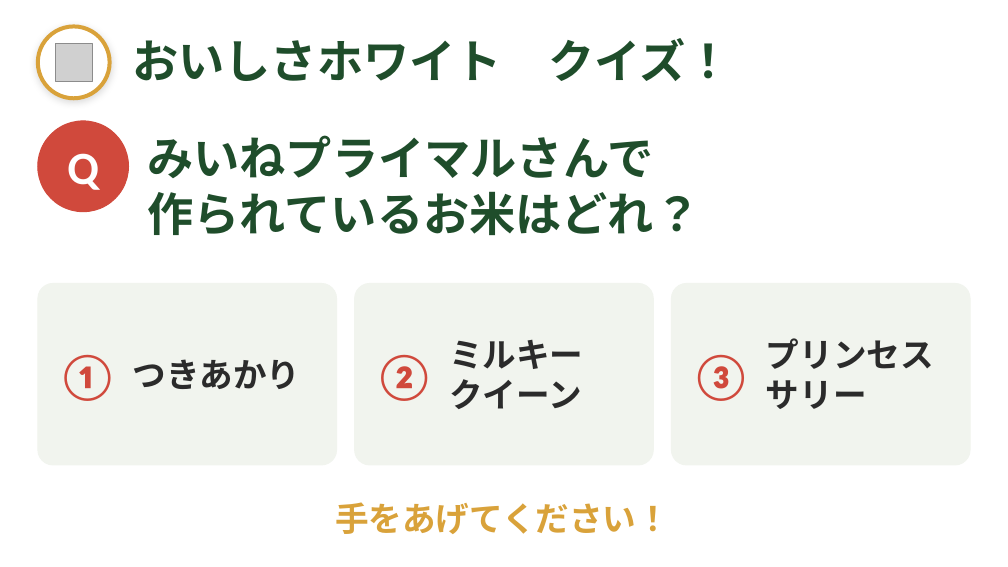
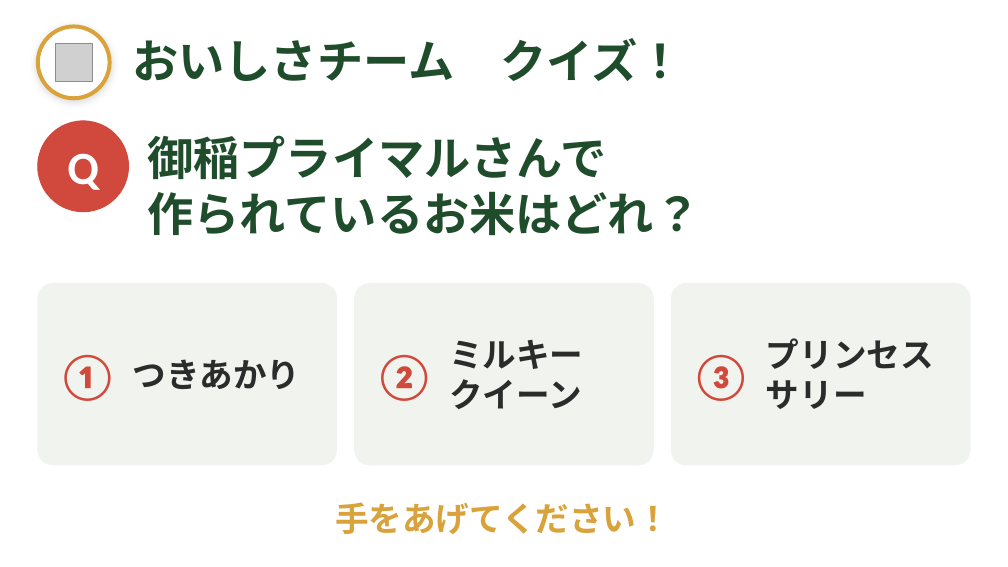
Before and after one commit to liberabitjp-hue/-, a slide deck: slide 6 of slides/お米アピール大作戦_発表スライド.pptx (slide 13 before the commit). Drawn at 1008x567 pixels with LibreOffice and Linux fonts; fonts in the diff are those of the drawing; grey boxes stand for pictures. Boxes give left, top, right and bottom in pixels: in the first picture for what was removed or moved away, otherwise in the second. Text is boxed around its words. In the diff, an @@ line names an element or a change of style, - is before the commit and + after.

```diff
--- a/slides/お米アピール大作戦_発表スライド.pptx
+++ b/slides/お米アピール大作戦_発表スライド.pptx
@@ title at (132, 38, 684, 81): text changed @@
-おいしさホワイト クイズ！
+おいしさチーム クイズ！
@@ text at (147, 135, 607, 180): text changed @@
-みいねプライマルさんで
+御稲プライマルさんで
```
Also in this commit, not shown: 2 other slides changed, 11 slides removed, 2 other files.
